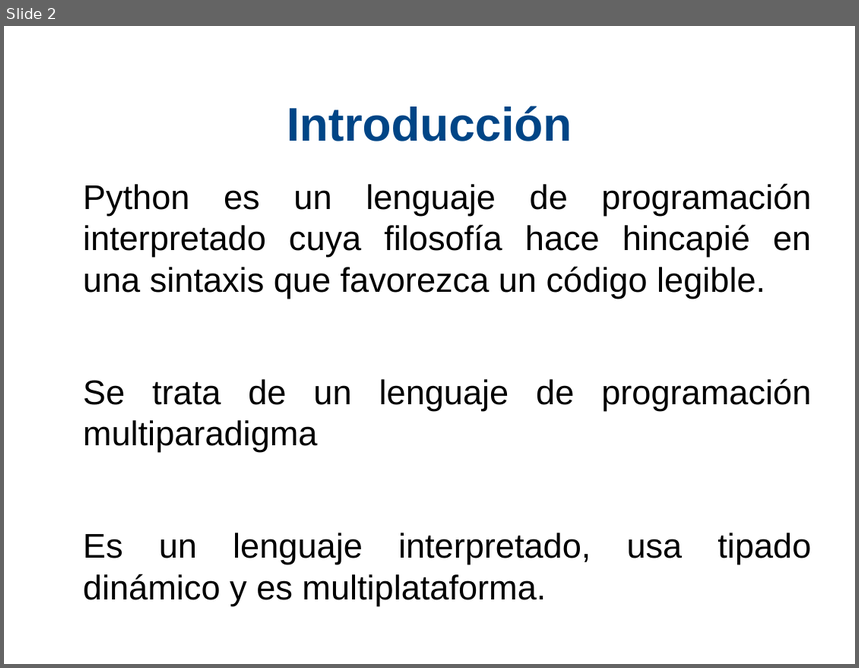
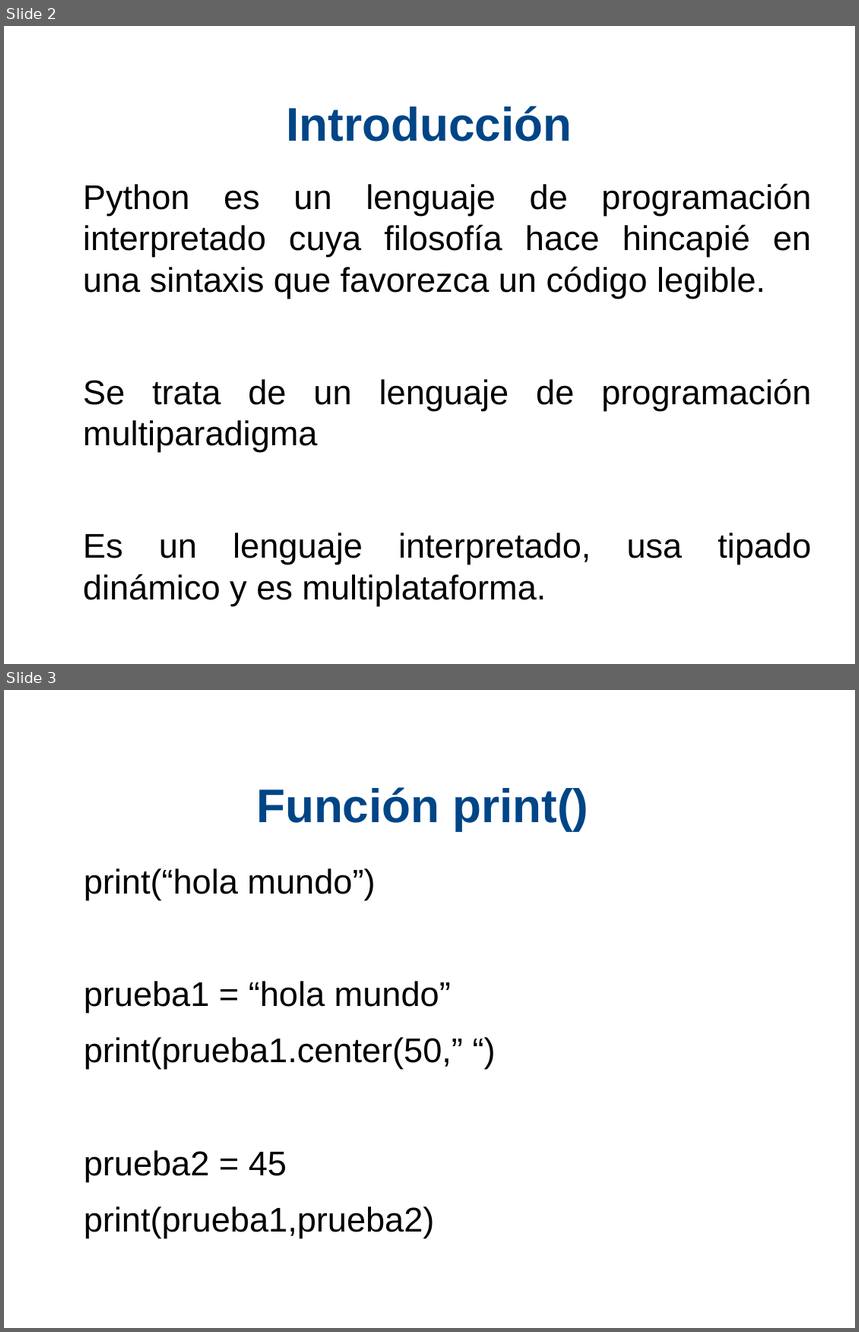
Before and after one commit to xDavidPM/Taller-Python, a slide deck: Python diapositiva.odp. Shown one above the other, each under a label of ours: slide 2 before the commit, slides 2 and 3 after it. The pictures are 859x668 and 859x1332 pixels, drawn with LibreOffice and Linux fonts; fonts in the diff are those of the drawing; background and template pictures are left out. Boxes give left, top, right and bottom in pixels: in the first picture for what was removed or moved away, otherwise in the second. Text is boxed around its words. In the diff, an @@ line names an element or a change of style, - is before the commit and + after.

```diff
--- a/Python diapositiva.odp
+++ b/Python diapositiva.odp
@@ slide 3 added at bbox=[4, 690, 855, 1328], background #FFFFFF @@
@@ title added at bbox=[256, 787, 589, 831], 44 pt, text #004586, bold @@
+Función print()
@@ text added at bbox=[84, 869, 463, 1239], 32 pt, text #000000 @@
+print(“hola mundo”)
+prueba1 = “hola mundo”
+print(prueba1.center(50,” “)
+prueba2 = 45
+print(prueba1,prueba2)
```
Also in this commit, not shown: 2 other slides added, 1 slide removed, 1 other file.
